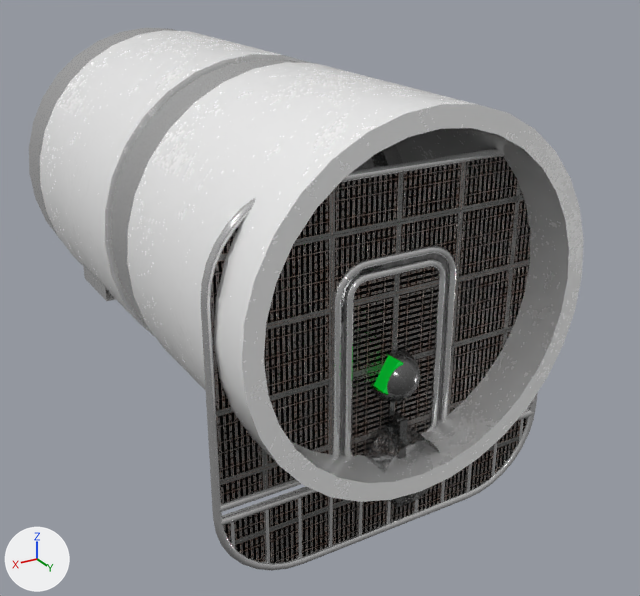
The FBX model public/models/interactive_group.fbx as it was, and as the next commit left it.
Both versions are drawn from a 50 mm camera at (0.065, 0.0884, 0.0716) aimed at (-0.0065, -0.0306, 0.012). Arrows for +X, +Y and +Z are at lower left; the lights stay in place. The picture after the commit comes second. Objects named as collision shapes, trigger or cutter boxes, shadow casters or lower levels of detail are left out. Where no turn or scale is listed for an object, it has been applied to the vertices. Vertices at exactly the same position are counted once.

Objects in the first picture: 'base.001', 'chrome_combined', 'pCylinder47', 'pTorus16', 'pTorus29', 'pTorus30', 'plasteel_combined', 'socket', 'terminal_base' and 3 more.
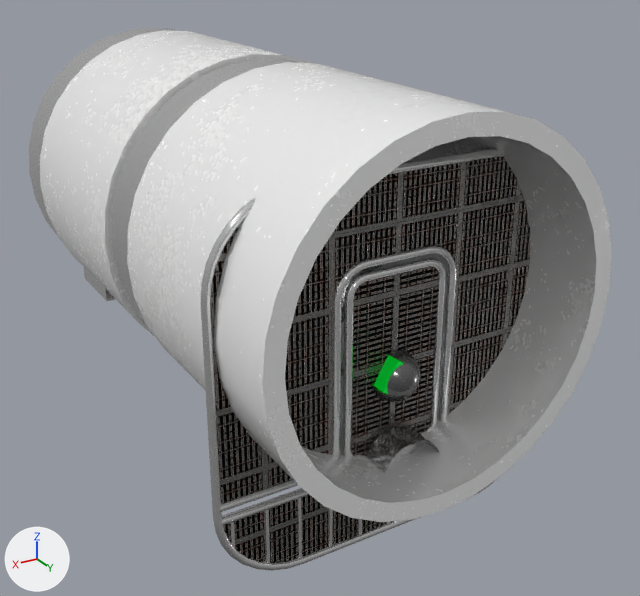
Where the newer file only moved an object's origin or applied its transform, the numbers keep the older frame.

Location of each change, (x1, y1, x2, y2) in pixels of the pictures (640 x 596 px; the box of a moved part takes in the faces that stretch with it):
'plasteel_combined', reshaped: before (40, 30, 584, 502); after (40, 30, 612, 522)
'socket', hidden: before (385, 411, 408, 507)
part 1 of me_mesh_076, added (mostly hidden): after (341, 361, 344, 380)
part 2 of me_mesh_077, moved or reshaped: before (143, 69, 584, 502); after (143, 69, 612, 522)

The change in detail:
me_mesh_077 is used by ob_plasteel_combined; location (0.0, -0.035, 0.025).
me_mesh_077 had 256 vertices, 256 faces and spanned x -0.0267..0.0267, y -0.0425..0.0425, z -0.0267..0.0267.
me_mesh_077 now has 256 vertices, 256 faces and spans x -0.0267..0.0267, y -0.0425..0.0475, z -0.0267..0.0267.
me_mesh_077 part 2: all 64 vertices in x -0.0267..0.0267, y 0.0425, z -0.0267..0.0267 are moved by (0.0, 0.005, 0.0).
me_mesh_076 is used by ob_chrome_combined; location (0.0, -0.0587, 0.025).
me_mesh_076 had 660 vertices, 680 faces and spanned x -0.0262..0.0262, y -0.03..0.03, z -0.0262..0.0262.
me_mesh_076 now has 864 vertices, 896 faces and spans x -0.0262..0.0262, y -0.03..0.0387, z -0.0262..0.0262.
me_mesh_076 part 1: a new loose piece of 68 vertices spanning x -0.0056..0.0056, y 0.0262..0.0387, z -0.025..-0.0169, in mat_chrome (white #e9e9e9).
Other edits to the shape of me_mesh_076 do not show in these pictures.
Object 'socket' (ob_socket) is now hidden.
